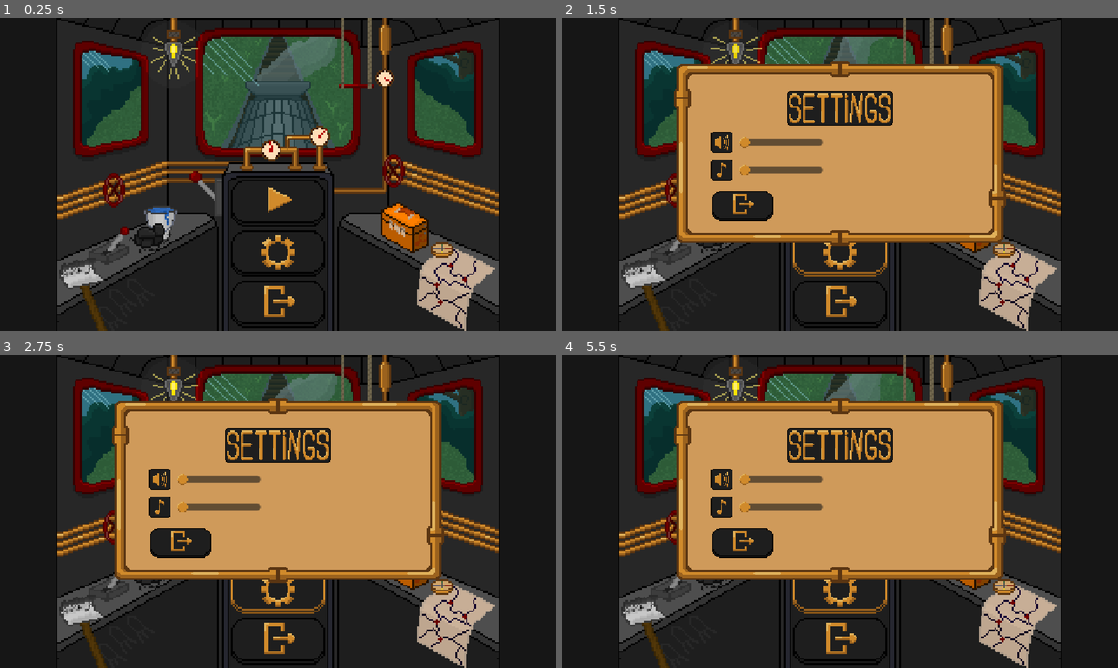
Above: before the commit, frames 1-4 (two rows, left to right).
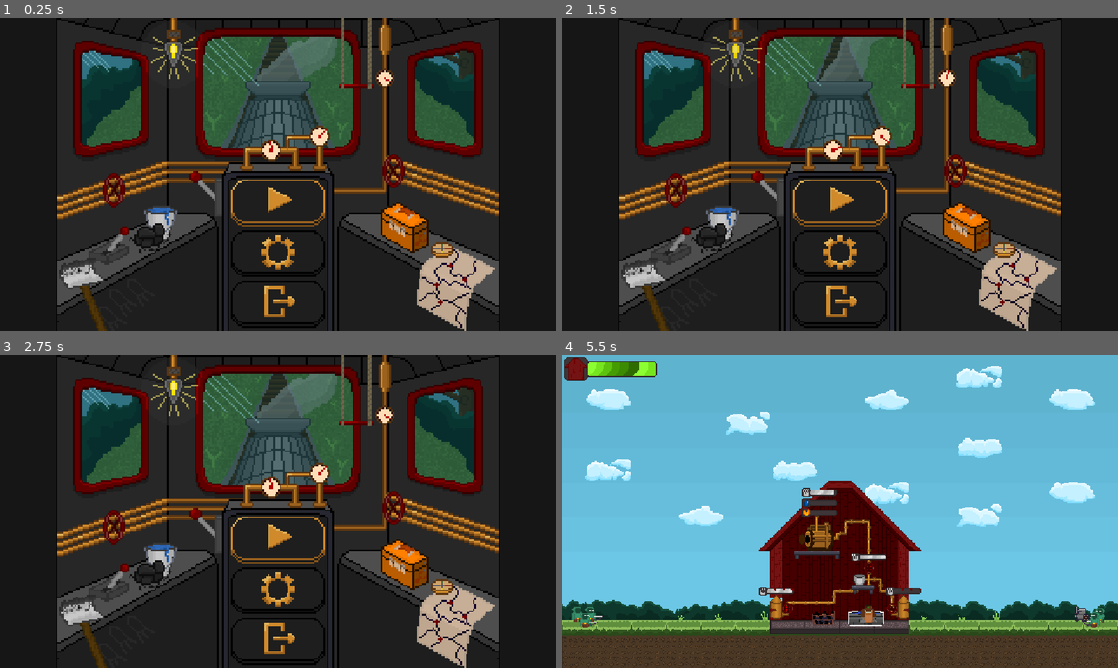
Above: after the commit, the same moments.

Repository: LeonardoSeijiNakayama/DACC_Station2-G1
Game: Godot game, scene res://UI/menu/main/menu.tscn
Two runs of this game, one before a commit and one after it. Both use one fixed random seed, a clock stepped at 60 frames per second and the inputs below.
Inputs (mouse positions are in pixels of both pictures, inside the frame that each line leads up to):
- Up to frame 1 (0.25 s): no input
- Up to frame 2 (1.5 s): click (840, 255) at 0.52 s; click (840, 205) at 1.27 s
- Up to frame 3 (2.75 s): click (278, 542) at 2.02 s
- Up to frame 4 (5.5 s): tap Enter (ui_accept) at 2.75, 2.85, 3.02, 3.32, 3.77, 3.8, 4.07, 4.55, 5.1, 5.27 s; move the mouse to (962, 495) at 2.77 s; hold Right (ui_right) 2.78-4.28 s; click (962, 495) at 2.92 s; move the mouse to (728, 527) at 3.52 s; tap Shift (Dash) at 3.6 s; click (728, 527) at 3.67 s; move the mouse to (895, 442) at 4.27 s; hold Left (ui_left) 4.28-5.03 s; tap Space (Interagir) at 4.35 s; click (895, 442) at 4.42 s; move the mouse to (812, 574) at 5.02 s; hold Right (ui_right) from 5.03 s (still down); click (812, 574) at 5.17 s

The runs differ from the first frame. In frame 1, 0.3% of the frame differs, in the area x 41-59%, y 51-67%; in frame 2, 33%; in frame 3, 33%; in frame 4, 98%, in the area x 0-100%, y 0-100%.

Commit message:
alt: alterei o sistema de controle de interface para apenas focus mode

Diff:
--- a/GameSession/GameSession.gd
+++ b/GameSession/GameSession.gd
@@ -2,7 +2,6 @@
 
 var players: Array[Dictionary] = []
 
-var using_controller = false
 
 func reset_players() -> void:
 	players.clear()
--- a/UI/menu/main/menu.gd
+++ b/UI/menu/main/menu.gd
@@ -12,52 +12,17 @@
 @onready var two_players_btn: TextureButton = $TwoPlayersBtn
 @onready var back_btn: TextureButton = $BackBtn
 
-@onready var animation:AnimatedSprite2D = $AnimatedSprite2D
+@onready var animation: AnimatedSprite2D = $AnimatedSprite2D
+
+var buttons: Array[TextureButton] = []
 
 
 func _ready() -> void:
 	animation.play("default")
 
-	Input.joy_connection_changed.connect(_on_joy_connection_changed)
+	Input.mouse_mode = Input.MOUSE_MODE_HIDDEN
 
-	update_mouse_visibility()
-
-	setup_buttons_visual()
-	setup_buttons_focus()
-	setup_main_menu_navigation()
-	setup_player_menu_navigation()
-
-	show_main_menu()
-
-	if GameSession.using_controller:
-		play_btn.grab_focus()
-
-
-func _input(event: InputEvent) -> void:
-	if event is InputEventJoypadButton or event is InputEventJoypadMotion:
-		GameSession.using_controller = true
-		Input.mouse_mode = Input.MOUSE_MODE_HIDDEN
-
-	elif event is InputEventMouseMotion or event is InputEventMouseButton:
-		GameSession.using_controller = false
-		Input.mouse_mode = Input.MOUSE_MODE_VISIBLE
-
-
-func update_mouse_visibility() -> void:
-	if Input.get_connected_joypads().size() > 0:
-		GameSession.using_controller = true
-		Input.mouse_mode = Input.MOUSE_MODE_HIDDEN
-	else:
-		GameSession.using_controller = false
-		Input.mouse_mode = Input.MOUSE_MODE_VISIBLE
-
-
-func _on_joy_connection_changed(_device: int, _connected: bool) -> void:
-	update_mouse_visibility()
-
-
-func setup_buttons_visual() -> void:
-	var buttons := [
+	buttons = [
 		play_btn,
 		settings_btn,
 		exit_btn,
@@ -67,6 +32,26 @@
 		settings_exit_btn
 	]
 
+	disable_mouse_for_all_controls(self)
+
+	setup_buttons_visual()
+	setup_buttons_focus()
+	setup_main_menu_navigation()
+	setup_player_menu_navigation()
+
+	show_main_menu()
+	play_btn.grab_focus()
+
+
+func disable_mouse_for_all_controls(node: Node) -> void:
+	if node is Control:
+		node.mouse_filter = Control.MOUSE_FILTER_IGNORE
+
+	for child in node.get_children():
+		disable_mouse_for_all_controls(child)
+
+
+func setup_buttons_visual() -> void:
 	for button in buttons:
 		setup_button_focus_visual(button)
 
@@ -101,16 +86,6 @@
 
 
 func setup_buttons_focus() -> void:
-	var buttons := [
-		play_btn,
-		settings_btn,
-		exit_btn,
-		one_player_btn,
-		two_players_btn,
-		back_btn,
-		settings_exit_btn
-	]
-
 	for button in buttons:
 		button.focus_mode = Control.FOCUS_ALL
 
@@ -150,6 +125,8 @@
 
 
 func show_main_menu() -> void:
+	settings_menu.visible = false
+
 	play_btn.visible = true
 	settings_btn.visible = true
 	exit_btn.visible = true
@@ -160,6 +137,8 @@
 
 
 func show_player_menu() -> void:
+	settings_menu.visible = false
+
 	play_btn.visible = false
 	settings_btn.visible = false
 	exit_btn.visible = false
@@ -175,14 +154,12 @@
 
 func _on_play_btn_pressed() -> void:
 	show_player_menu()
-	if GameSession.using_controller:
-		one_player_btn.grab_focus()
+	one_player_btn.grab_focus()
 
 
 func _on_settings_btn_pressed() -> void:
 	settings_menu.visible = true
-	if GameSession.using_controller:
-		settings_exit_btn.grab_focus()
+	settings_exit_btn.grab_focus()
 
 
 func _on_one_player_btn_pressed() -> void:
@@ -197,5 +174,4 @@
 
 func _on_back_btn_pressed() -> void:
 	show_main_menu()
-	if GameSession.using_controller:
-		play_btn.grab_focus()
+	play_btn.grab_focus()
--- a/UI/menu/pause/pause_menu.gd
+++ b/UI/menu/pause/pause_menu.gd
@@ -10,15 +10,16 @@
 
 @onready var settings_exit_btn: TextureButton = $SettingsMenu.get_node("ExitBtn")
 
+var buttons: Array[TextureButton] = []
+
 
 func _ready() -> void:
-	setup_buttons_visual()
-	setup_focus()
-	setup_navigation()
+	process_mode = Node.PROCESS_MODE_ALWAYS
+	settings_menu.process_mode = Node.PROCESS_MODE_ALWAYS
 
+	Input.mouse_mode = Input.MOUSE_MODE_HIDDEN
 
-func setup_buttons_visual() -> void:
-	var buttons := [
+	buttons = [
 		resume_btn,
 		restart_btn,
 		settings_btn,
@@ -26,6 +27,31 @@
 		settings_exit_btn
 	]
 
+	disable_mouse_for_all_controls(self)
+	setup_process_mode()
+	setup_buttons_visual()
+	setup_focus()
+	setup_navigation()
+
+	settings_menu.visible = false
+
+
+func disable_mouse_for_all_controls(node: Node) -> void:
+	if node is Control:
+		node.mouse_filter = Control.MOUSE_FILTER_IGNORE
+
+	for child in node.get_children():
+		disable_mouse_for_all_controls(child)
+
+
+func setup_process_mode() -> void:
+	process_mode = Node.PROCESS_MODE_ALWAYS
+
+	for button in buttons:
+		button.process_mode = Node.PROCESS_MODE_ALWAYS
+
+
+func setup_buttons_visual() -> void:
 	for button in buttons:
 		setup_button_focus_visual(button)
 
@@ -60,32 +86,26 @@
 
 
 func setup_focus() -> void:
-	exit_btn.focus_mode = Control.FOCUS_ALL
-	settings_btn.focus_mode = Control.FOCUS_ALL
-	restart_btn.focus_mode = Control.FOCUS_ALL
-	resume_btn.focus_mode = Control.FOCUS_ALL
+	for button in buttons:
+		button.focus_mode = Control.FOCUS_ALL
 
 
 func setup_navigation() -> void:
-	# Resume
 	resume_btn.focus_neighbor_left = resume_btn.get_path()
 	resume_btn.focus_neighbor_right = restart_btn.get_path()
 	resume_btn.focus_neighbor_top = resume_btn.get_path()
 	resume_btn.focus_neighbor_bottom = resume_btn.get_path()
 
-	# Restart
 	restart_btn.focus_neighbor_left = resume_btn.get_path()
 	restart_btn.focus_neighbor_right = settings_btn.get_path()
 	restart_btn.focus_neighbor_top = restart_btn.get_path()
 	restart_btn.focus_neighbor_bottom = restart_btn.get_path()
 
-	# Settings
 	settings_btn.focus_neighbor_left = restart_btn.get_path()
 	settings_btn.focus_neighbor_right = exit_btn.get_path()
 	settings_btn.focus_neighbor_top = settings_btn.get_path()
 	settings_btn.focus_neighbor_bottom = settings_btn.get_path()
 
-	# Exit
 	exit_btn.focus_neighbor_left = settings_btn.get_path()
 	exit_btn.focus_neighbor_right = exit_btn.get_path()
 	exit_btn.focus_neighbor_top = exit_btn.get_path()
@@ -95,14 +115,21 @@
 func open_pause_menu() -> void:
 	get_tree().paused = true
 	visible = true
-	if GameSession.using_controller:
-		resume_btn.grab_focus()
+
+	Input.mouse_mode = Input.MOUSE_MODE_HIDDEN
+
+	settings_menu.visible = false
+	resume_btn.grab_focus()
 
 
 func close_pause_menu() -> void:
 	get_tree().paused = false
 	visible = false
+
 	Input.mouse_mode = Input.MOUSE_MODE_HIDDEN
+
+	settings_menu.visible = false
+	get_viewport().gui_release_focus()
 
 
 func _on_exit_btn_pressed() -> void:
@@ -112,8 +139,7 @@
 
 func _on_settings_btn_pressed() -> void:
 	settings_menu.visible = true
-	if GameSession.using_controller:
-		settings_exit_btn.grab_focus()
+	settings_exit_btn.grab_focus()
 
 
 func _on_restart_btn_pressed() -> void:
--- a/UI/menu/select_phase/SelectPhase.tscn
+++ b/UI/menu/select_phase/SelectPhase.tscn
@@ -3,7 +3,7 @@
 [ext_resource type="Script" uid="uid://hqx2hc4o82a0" path="res://UI/menu/select_phase/select_phase.gd" id="1_xs8s6"]
 [ext_resource type="Texture2D" uid="uid://4c0fyf7y6wga" path="res://UI/menu/select_phase/PhaseSelectBackground.png" id="1_yvwiu"]
 [ext_resource type="Texture2D" uid="uid://dip31dept8g3f" path="res://UI/menu/select_phase/PhaseSelectTrain-Sheet.png" id="2_xs8s6"]
-[ext_resource type="Texture2D" uid="uid://dqwcntp6i5ckv" path="res://UI/menu/select_phase/PhaseSelectControls.png" id="4_gb72m"]
+[ext_resource type="Texture2D" uid="uid://dk4eegmo7x4ty" path="res://UI/menu/player_input/PlayerInputKeys.png" id="4_gb72m"]
 
 [sub_resource type="AtlasTexture" id="AtlasTexture_gb72m"]
 atlas = ExtResource("2_xs8s6")
@@ -128,8 +128,8 @@
 
 [node name="TextureRect2" type="TextureRect" parent="." unique_id=1257939368]
 layout_mode = 0
-offset_left = 136.0
-offset_top = 6.0
-offset_right = 184.0
-offset_bottom = 22.0
+offset_left = 120.0
+offset_top = 148.0
+offset_right = 200.0
+offset_bottom = 164.0
 texture = ExtResource("4_gb72m")
--- a/UI/menu/select_phase/select_phase.gd
+++ b/UI/menu/select_phase/select_phase.gd
@@ -11,11 +11,13 @@
 
 func _process(_delta: float) -> void:
 	if Input.is_action_just_pressed("ui_left") and train.position.x > 66.0:
+		train.flip_h = true
 		train.position.x -= 64.0
 		current_phase -=1
 	elif Input.is_action_just_pressed("ui_left") and train.position.x <=66.0:
 		get_tree().change_scene_to_file("res://UI/menu/main/menu.tscn")
 	if Input.is_action_just_pressed("ui_right") and train.position.x<258.0:
+		train.flip_h = false
 		train.position.x += 64.0
 		current_phase+=1
 	if Input.is_action_just_pressed("ui_accept"):
--- a/UI/menu/settings/settings_menu.gd
+++ b/UI/menu/settings/settings_menu.gd
@@ -10,6 +10,8 @@
 	setup_buttons_visual()
 	setup_focus()
 	setup_navigation()
+
+
 
 
 func setup_buttons_visual() -> void:
@@ -68,5 +70,4 @@
 
 func _on_exit_btn_pressed() -> void:
 	visible = false
-	if GameSession.using_controller:
-		get_parent().get_node("SettingsBtn").grab_focus()
+	get_parent().get_node("SettingsBtn").grab_focus()
--- a/enemies/spawner/WaveCoordinator.gd
+++ b/enemies/spawner/WaveCoordinator.gd
@@ -65,7 +65,7 @@
 		spawner.start_wave(current_wave_index)
 
 
-func _on_spawner_wave_finished(wave_number: int, spawner: EnemySpawner) -> void:
+func _on_spawner_wave_finished(_wave_number: int, spawner: EnemySpawner) -> void:
 	if spawner in finished_spawners:
 		return
 
--- a/phases/default_phase/main.gd
+++ b/phases/default_phase/main.gd
@@ -27,10 +27,9 @@
 
 func toggle_pause() -> void:
 	get_tree().paused = !get_tree().paused
-	if get_tree().paused:
-		Input.mouse_mode = Input.MOUSE_MODE_VISIBLE
-	else:
-		Input.mouse_mode = Input.MOUSE_MODE_HIDDEN
 	pause_menu.visible = get_tree().paused
-	if GameSession.using_controller:
-		resume_btn.grab_focus()
+	resume_btn.grab_focus()
+
+
+func release_any_button_focus()->void:
+	get_viewport().gui_release_focus()
--- a/project.godot
+++ b/project.godot
@@ -20,7 +20,6 @@
 
 [display]
 
-window/size/mode=3
 window/stretch/mode="canvas_items"
 window/stretch/aspect="expand"
 mouse_cursor/custom_image="uid://dc25s0gyjtexa"
